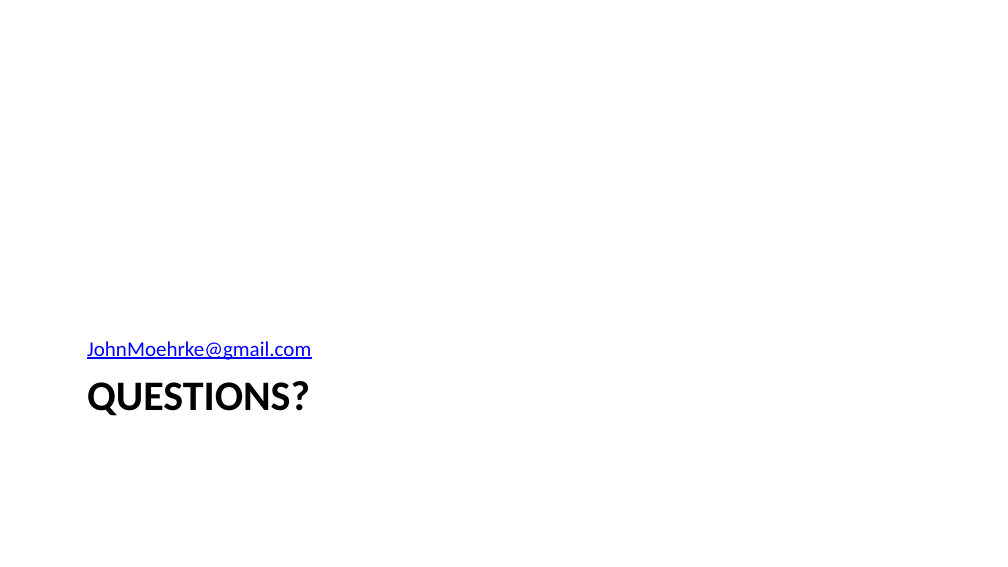
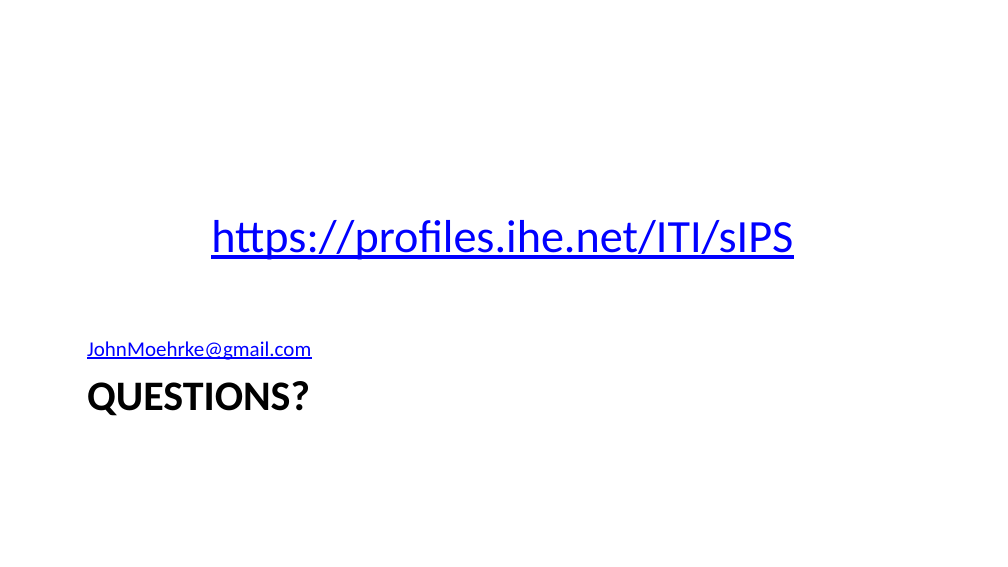
Before and after one commit to IHE/IT-Infrastructure, a slide deck: slide 27 of Presentations/IHE_ITI_sIPS.pptx (slide 19 before the commit). Drawn at 1008x567 pixels with LibreOffice and Linux fonts; fonts in the diff are those of the drawing; background and template pictures are left out. Boxes give left, top, right and bottom in pixels: in the first picture for what was removed or moved away, otherwise in the second. Text is boxed around its words. In the diff, an @@ line names an element or a change of style, - is before the commit and + after.

```diff
--- a/Presentations/IHE_ITI_sIPS.pptx
+++ b/Presentations/IHE_ITI_sIPS.pptx
@@ text added at [211,220,793,260], 44 pt, text #0000FF, underline @@
+https://profiles.ihe.net/ITI/sIPS
```
Also in this commit, not shown: 12 other slides changed, 8 slides added, 1 other file.
